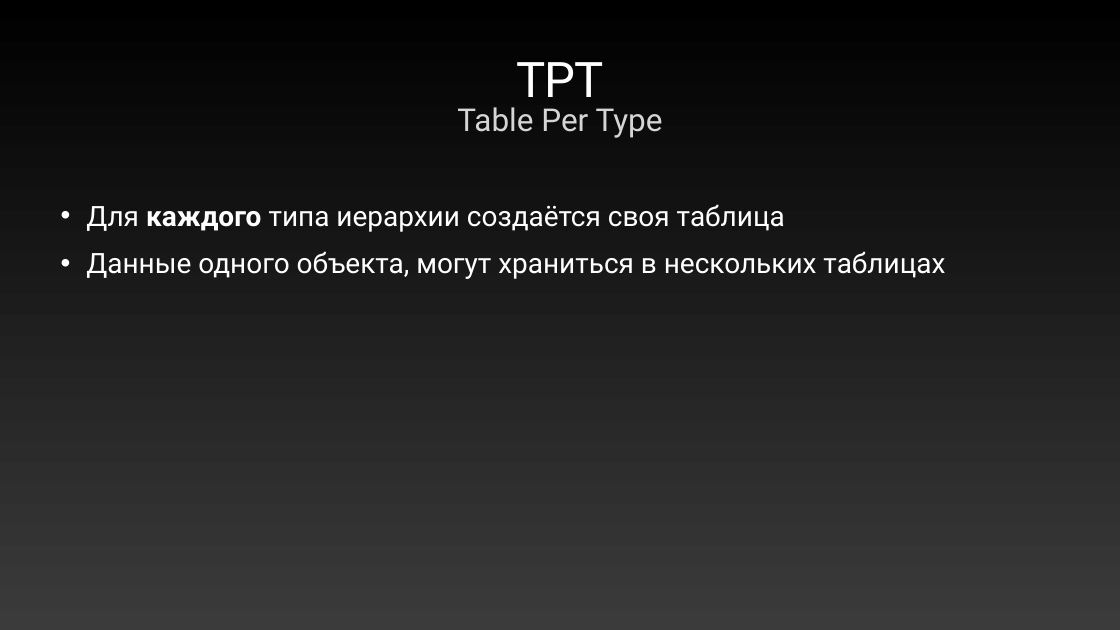
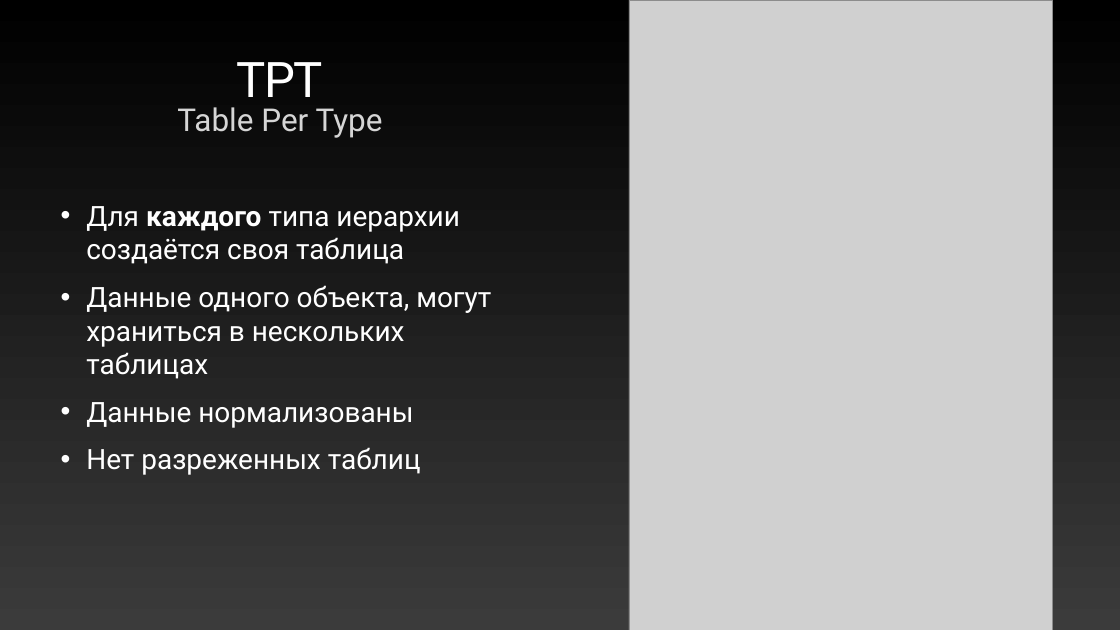
Before and after one commit to ronimizy/SpbDotNet.TPC, a slide deck: slide 15 of Docs/Presentation.pptx. Drawn at 1120x630 pixels with LibreOffice and Linux fonts; fonts in the diff are those of the drawing; grey boxes stand for pictures. Boxes give left, top, right and bottom in pixels: in the first picture for what was removed or moved away, otherwise in the second. Text is boxed around its words. In the diff, an @@ line names an element or a change of style, - is before the commit and + after.

```diff
--- a/Docs/Presentation.pptx
+++ b/Docs/Presentation.pptx
@@ picture added at [629,0,1052,630] @@
@@ title "TPT": place and size @@
-title "TPT" at [517,62,603,109]
+title "TPT" at [237,62,323,110]
@@ text "Table Per Type": place and size @@
-text "Table Per Type" at [457,107,663,138]
+text "Table Per Type" at [177,107,383,138]
@@ text at [86,402,421,475]: paragraphs added @@
+• Данные нормализованы
+• Нет разреженных таблиц
```
Also in this commit, not shown: 9 other slides changed, 26 slides added, 1 slide removed, 9 other files.
